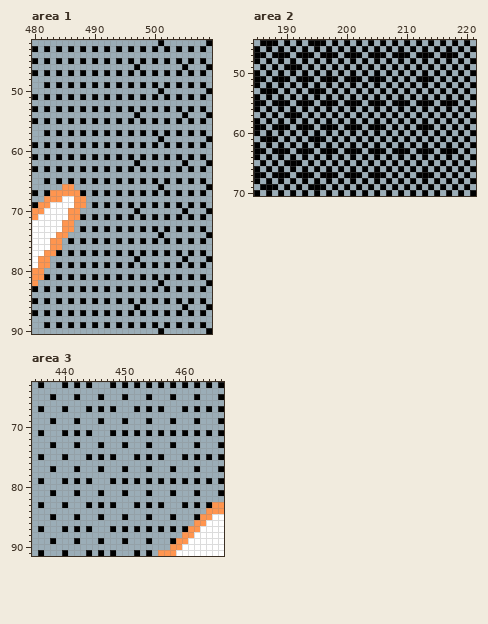
Pixel-art file -- sqrlart/Sprite-upgradeweb.aseprite. This is how it looked before the edit.
800x1000 pixels, 1 frame. Colours within 5 levels of each other are drawn and written as one. Shown: area 1: x 480..509, y 42..90; area 2: x 185..221, y 45..70; area 3: x 435..466, y 63..91. The commit also changed other parts of the picture, which this record leaves out.
Now the later version:
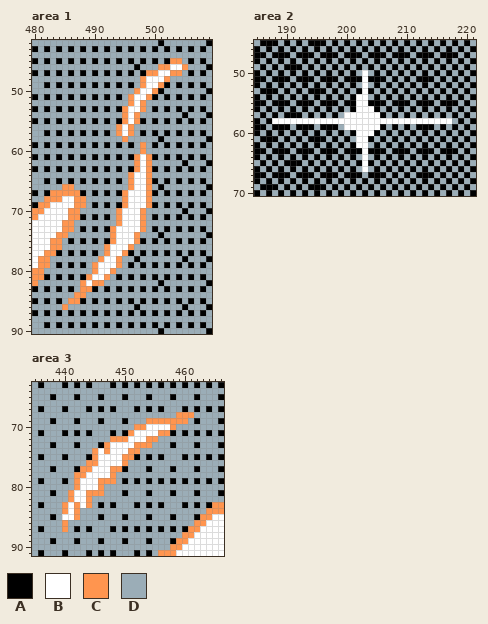
Palette (. is transparent): A #000000  B #ffffff  C #ff954f  D #9badb7
What changed:
layer "Layer 10" added
Area 1, layer "Layer 10":
y 45: x 503..504 DA -> CC
y 46: x 501..505 DDDDA -> CCBBC
y 47: x 499..504 DADADA -> CCBBCC
y 48: x 498..502 DDDDD -> CBBBC
y 49: x 498..501 ADAD -> CBBC
y 50: x 497..500 DDDD -> CBBC
y 51: x 496..499 ADAD -> CBBC
y 52: x 496..498 DDD -> CBC
y 53: x 495..498 DADA -> CBBC
y 54: x 495..497 DDA -> CBC
y 55: x 495..497 DAD -> CBC
y 56: x 494..496 DDD -> CBC
y 57: x 494..496 ADA -> CBC
y 58: x 495 D -> C
y 59: x 498 A -> C
y 60: x 498 D -> C
y 61: x 497..499 DAD -> CBC
y 62: x 497..499 ADD -> CBC
y 63: x 497..499 DAD -> CBC
y 64: x 496..499 DDDD -> CBBC
y 65: x 496..499 ADAD -> CBBC
y 66: x 496..499 DDDD -> CBBC
y 67: x 495..499 DADAD -> CBBBC
y 68: x 495..499 DDDDD -> CBBBC
y 69: x 495..499 DADAD -> CBBBC
y 70: x 494..498 DDDAD -> CBBBC
y 71: x 494..498 ADADA -> CBBBC
y 72: x 494..498 DDDDD -> CBBBC
y 73: x 493..498 DADADA -> CBBBBC
y 74: x 493..497 DDDDD -> CBBBC
y 75: x 493..497 DADAD -> CBBBC
y 76: x 492..496 DDDDD -> CBBBC
y 77: x 492..495 ADAD -> CBBC
y 78: x 491..494 DDDD -> CBBC
y 79: x 490..494 ADADA -> CBBBC
y 80: x 490..493 DDDD -> CBBC
y 81: x 489..492 DADA -> CBBC
y 82: x 488..491 DDDD -> CBCC
y 83: x 488..489 AD -> CC
y 84: x 487..488 DD -> CC
y 85: x 486..487 AD -> CC
y 86: x 485 D -> C
Area 2, layer "Layer 10":
y 50: x 203 A -> B
y 51: x 203 D -> B
y 52: x 203 A -> B
y 53: x 203 D -> B
y 54: x 202..203 DA -> BB
y 55: x 202..203 AD -> BB
y 56: x 202..204 DAD -> BBB
y 57: x 200..205 ADADAD -> BBBBBB
y 58: x 188..217 DADADADADADADADADADADADADADADA -> BBBBBBBBBBBBBBBBBBBBBBBBBBBBBB
y 59: x 200..205 AAADAA -> BBBBBB
y 60: x 202..204 DAD -> BBB
y 61: x 202..203 AD -> BB
y 62: x 202..203 DA -> BB
y 63: x 203 D -> B
y 64: x 203 A -> B
y 65: x 203 D -> B
y 66: x 203 A -> B
Area 3, layer "Layer 10":
y 68: x 459..461 DDD -> CCC
y 69: x 454..460 ADDDADD -> CCCCCCC
y 70: x 452..458 DDDDDDD -> CCBBBBC
y 71: x 451..457 DADADAD -> CBBBBCC
y 72: x 448..455 DDDDDDDD -> CCCBBBCC
y 73: x 447..454 DDDADDDA -> CBBBBCCC
y 74: x 445..452 DDDDDDDD -> CBCBBBCC
y 75: x 445..451 DADADDD -> CBBBBCC
y 76: x 444..450 DDDDDDD -> CCBBBBC
y 77: x 443..449 DDDADDD -> CCBBBCC
y 78: x 442..448 DDDDDDD -> CCBBBBC
y 79: x 442..448 ADADDDA -> CBBBCCC
y 80: x 442..446 DDDDD -> CBBBC
y 81: x 441..446 DADDDA -> CBBCCC
y 82: x 441..444 DDDD -> CBBC
y 83: x 440..444 ADDDA -> CBCBC
y 84: x 440..442 DDD -> CBC
y 85: x 440..442 DDA -> BBC
y 86: x 440 D -> C
y 87: x 440 A -> C
